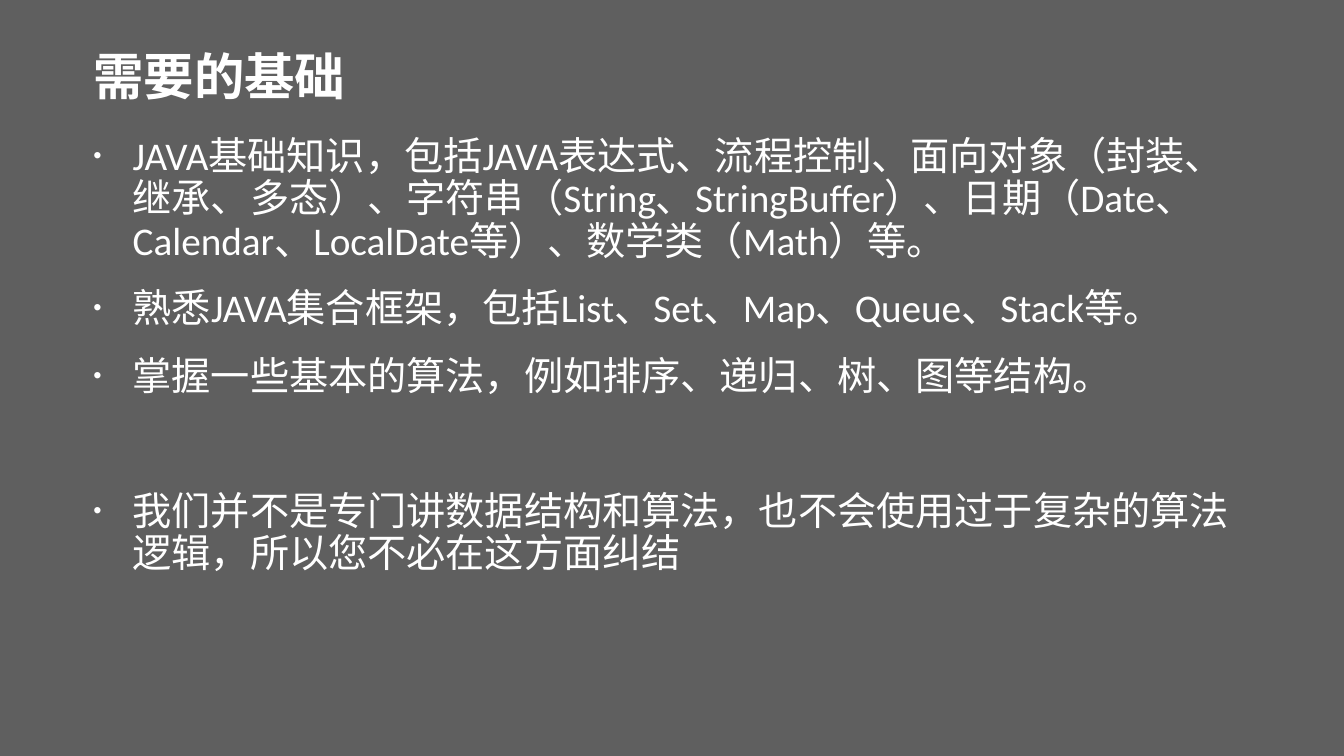
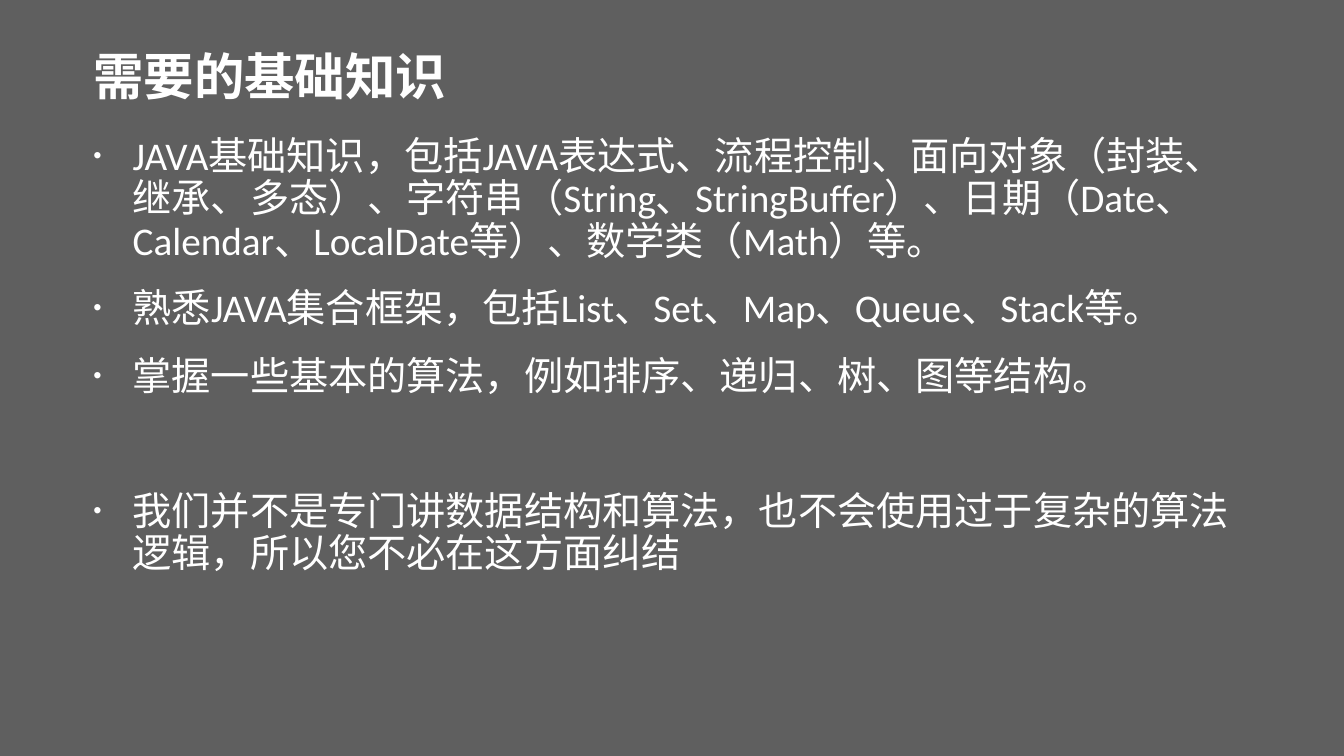
Before and after one commit to chenke1981/java-practise, a slide deck: slide 8 of files/陈老师编程.pptx. Drawn at 1344x756 pixels with LibreOffice and Linux fonts; fonts in the diff are those of the drawing; background and template pictures are left out. Boxes give left, top, right and bottom in pixels: in the first picture for what was removed or moved away, otherwise in the second. Text is boxed around its words. In the diff, an @@ line names an element or a change of style, - is before the commit and + after.

```diff
--- a/files/陈老师编程.pptx
+++ b/files/陈老师编程.pptx
@@ title at (93, 52, 446, 100): text changed @@
-需要的基础
+需要的基础知识
```
Also in this commit, not shown: 1 slide added, 7 other files.
